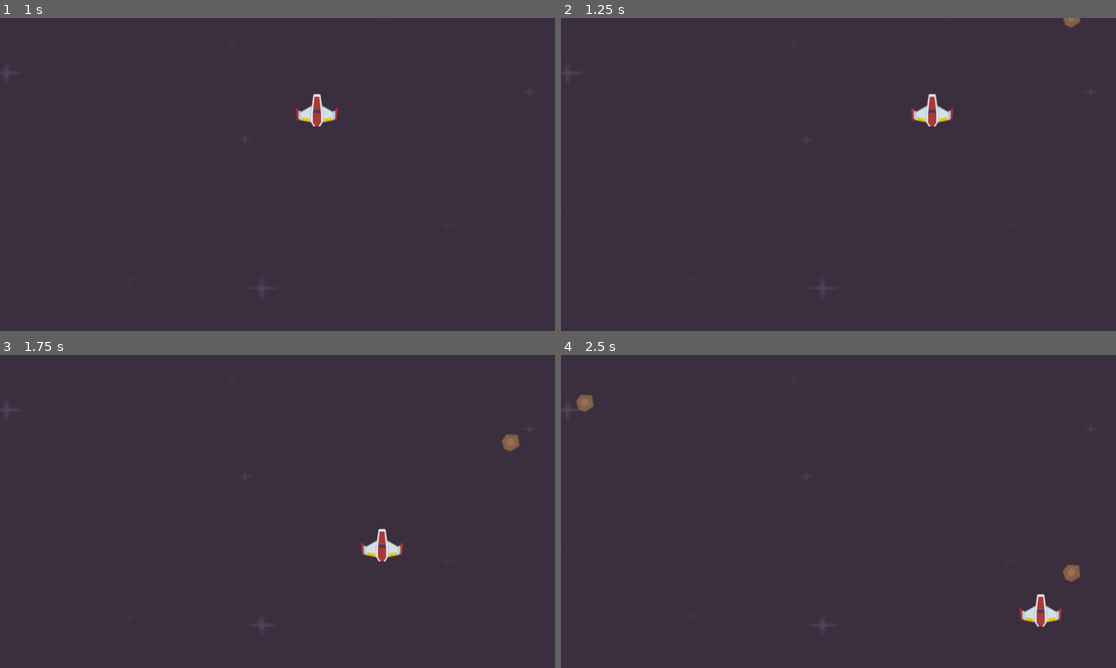
Above: before the commit, frames 1-4 (two rows, left to right).
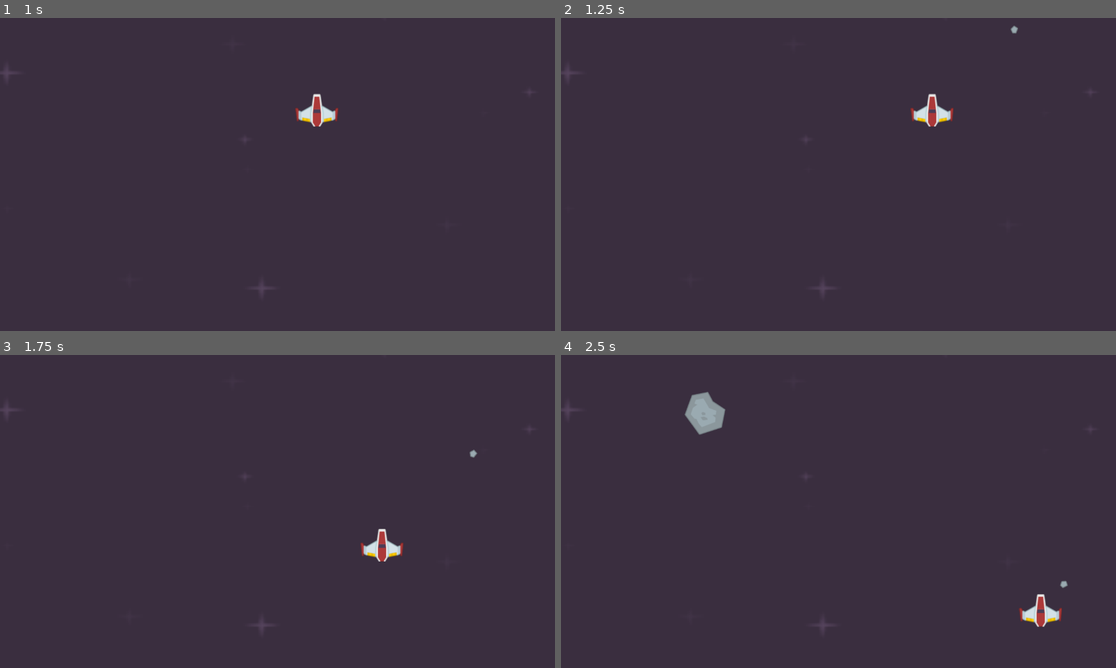
Above: after the commit, the same moments.

Repository: Yrthgze/GodotCrashCourese
Game: Godot game, scene res://Scenes/level.tscn
Same seed, same stepped clock (60 frames per second), same inputs: the game is played once before the commit and once after it.
Inputs:
- Up to frame 1 (1 s): tap Enter at 0.5 s; hold Right (right) from 0.53 s (still down)
- Up to frame 2 (1.25 s): keep holding Right (right)
- Up to frame 3 (1.75 s): release Right (right) at 1.28 s; hold Down (down) from 1.28 s (still down)
- Up to frame 4 (2.5 s): release Down (down) at 2.03 s; hold Right (right) from 2.03 s (still down)

Frame 1 is identical in both runs. In frame 2, 0.1% of the frame differs, in the area x 80-94%, y 0-5%; in frame 3, 0.2%; in frame 4, 1.0%, in the area x 2-94%, y 11-75%.

Commit message:
[MeteorsExercise#1]: Exercise 1 with random graphic (can be enhanced), random speed, direction and rotation

Diff:
--- a/CrashCourse#1/Scenes/meteor.gd
+++ b/CrashCourse#1/Scenes/meteor.gd
@@ -1,16 +1,28 @@
 extends Area2D
+var meteorColors = ["Brown", "Grey"]
+var meterSizes = ["big", "med", "small", "tiny"]
+var rng: RandomNumberGenerator = RandomNumberGenerator.new()
+var rotation_speed = rng.randf_range(-0.1, 0.1)
+var direction_change = rng.randf_range(-0.5, 0.5)
 
+func select_random_sprite():
+	var base_path = "res://kenney_space-shooter-redux/PNG/Meteors/meteor"
+	var meteorColor = meteorColors[rng.randi_range(0, meteorColors.size() - 1)]
+	var meteorSize = meterSizes[rng.randi_range(0, meterSizes.size() - 1)]
+	var sprite_number = 1;
+	var final_path = base_path + meteorColor + "_" + meteorSize + str(sprite_number) + ".png"
+	$Sprite2D.texture = ResourceLoader.load(final_path)
 func _ready():
-	print("Meteor created")
-	var rng: RandomNumberGenerator = RandomNumberGenerator.new()
+	select_random_sprite()
+
 	var width = get_viewport().get_visible_rect().size[0]
-
 	var random_x = rng.randi_range(0, width)
 	var random_y = rng.randi_range(-150, -50)
 	position = Vector2(random_x, random_y)
 
 func _process(delta):
-	position += Vector2(0, 1) * 400 * delta
+	position += Vector2(direction_change, 1) * 400 * delta
+	rotation += rotation_speed
 
 func _on_body_entered(body):
 	pass
